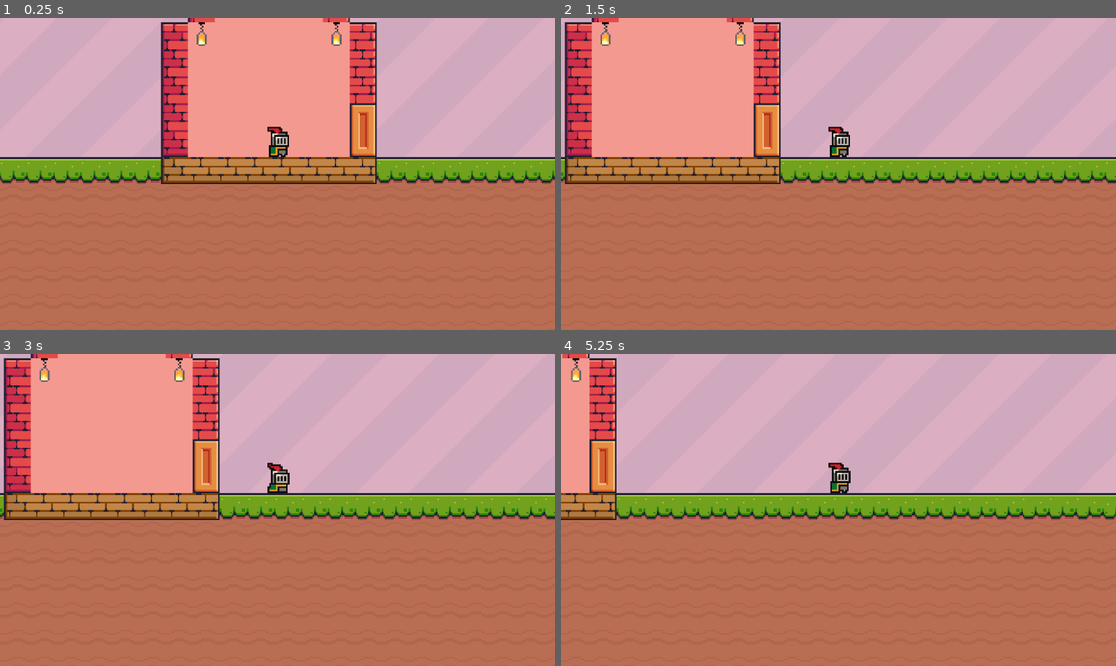
Above: before the commit, frames 1-4 (two rows, left to right).
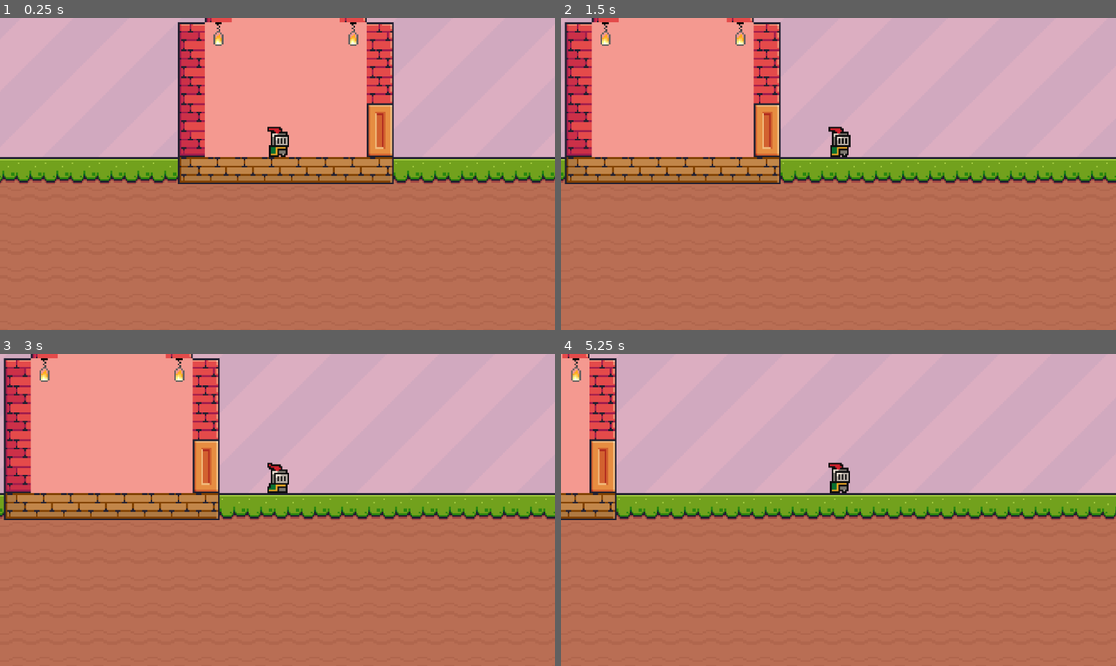
Above: after the commit, the same moments.

Repository: Lasersub/videojuego_godot
Game: Godot game, scene res://scenes/game.tscn
Same seed, same stepped clock (60 frames per second), same inputs: the game is played once before the commit and once after it.
Inputs:
- Up to frame 1 (0.25 s): no input
- Up to frame 2 (1.5 s): tap Enter (ui_accept) at 0.5, 0.77 s; hold Right (ui_right) from 0.53 s (still down)
- Up to frame 3 (3 s): tap Enter (ui_accept) at 1.52 s; release Right (ui_right) at 2.03 s; hold Left (ui_left) 2.03-2.78 s; hold Right (ui_right) from 2.78 s (still down)
- Up to frame 4 (5.25 s): tap Enter (ui_accept) at 3.02, 3.77, 4.52 s; release Right (ui_right) at 4.28 s; hold Left (ui_left) 4.28-5.03 s; hold Right (ui_right) from 5.03 s (still down)

The runs differ from the first frame. In frame 1, 9.5% of the frame differs, in the area x 0-100%, y 0-54%; in frame 2, less than 0.1%; in frame 3, less than 0.1%; in frame 4, less than 0.1%.

Commit message:
Movido player

Diff:
--- a/scenes/game.tscn
+++ b/scenes/game.tscn
@@ -12,7 +12,7 @@
 position = Vector2(-48, -1)
 
 [node name="player" parent="." instance=ExtResource("1_uwrxv")]
-position = Vector2(-282, -17)
+position = Vector2(-292, -14)
 
 [node name="Camera2D" type="Camera2D" parent="player"]
 position = Vector2(-1, 22)
